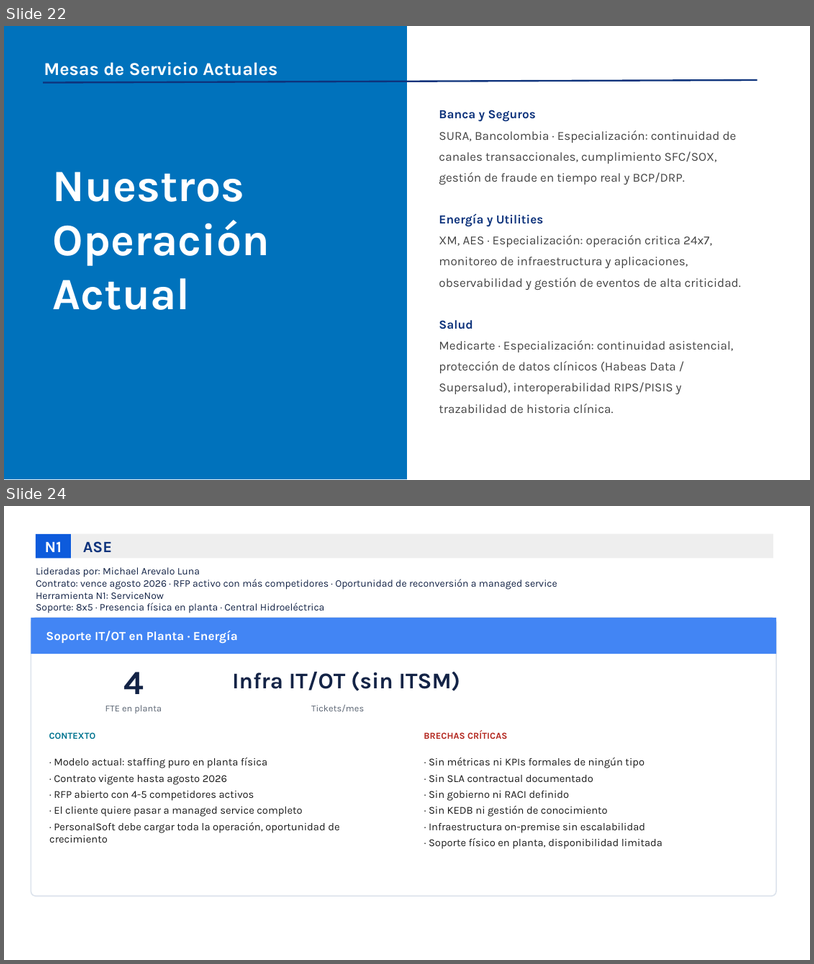
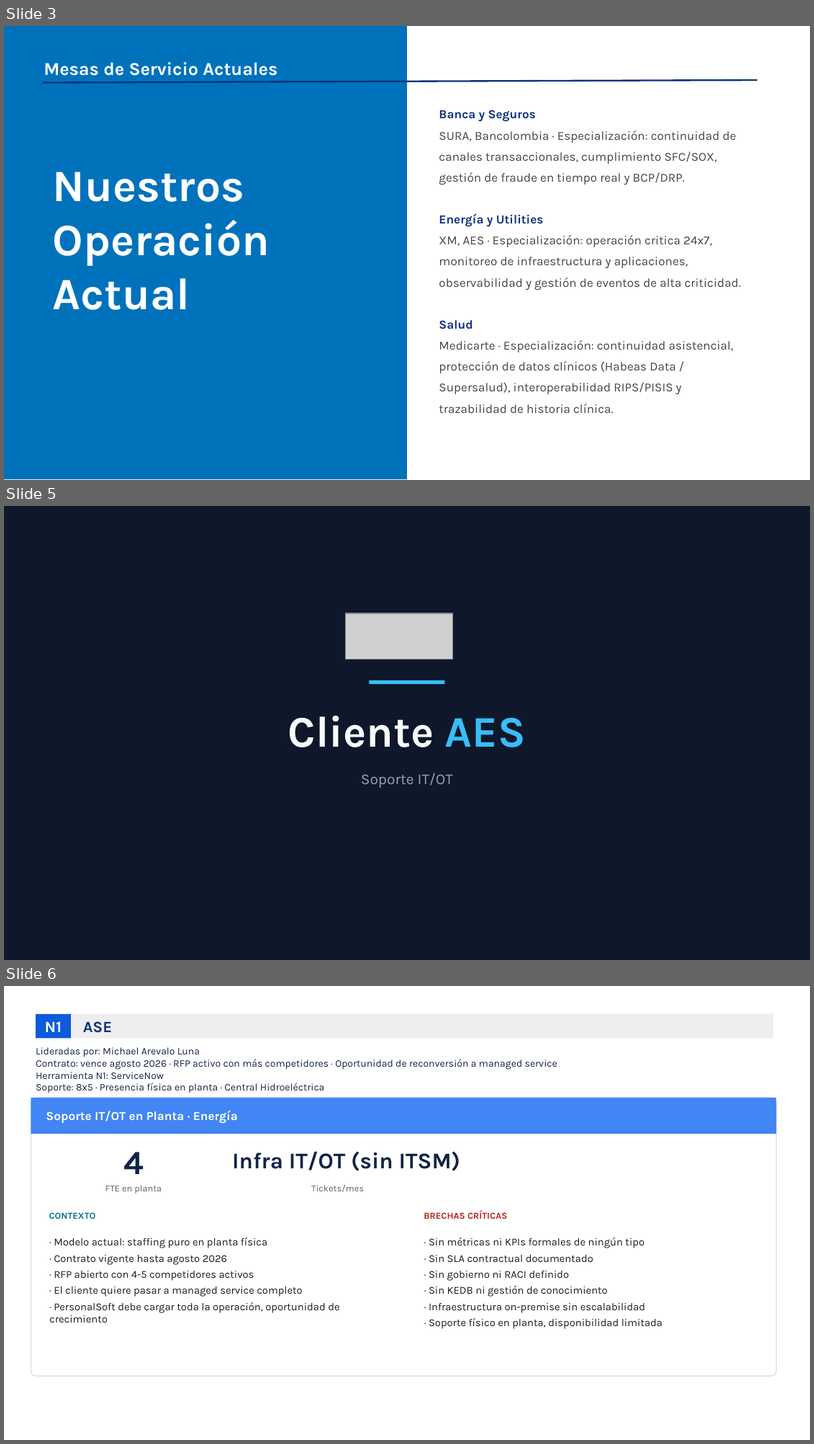
Before and after one commit to nataliazarthapersonalsoft/mesadeservicio-modernizacionaplicaciones, a slide deck: 02-Ingenieria/01-investigacion_operaciones/04-lecciones_aprendidas/Levantar lecciones aprendidas mesas actuales.pptx. Shown one above the other, each under a label of ours: slides 22 and 24 before the commit, slides 3, 5 and 6 after it; the slides between them are not shown. The pictures are 814x964 and 814x1444 pixels, drawn with LibreOffice and Linux fonts; fonts in the diff are those of the drawing; grey boxes stand for pictures; background and template pictures are left out. Boxes give left, top, right and bottom in pixels: in the first picture for what was removed or moved away, otherwise in the second. Text is boxed around its words. In the diff, an @@ line names an element or a change of style, - is before the commit and + after.

```diff
--- a/02-Ingenieria/01-investigacion_operaciones/04-lecciones_aprendidas/Levantar lecciones aprendidas mesas actuales.pptx
+++ b/02-Ingenieria/01-investigacion_operaciones/04-lecciones_aprendidas/Levantar lecciones aprendidas mesas actuales.pptx
@@ slide 5 added at (4, 506, 810, 960), background #0F172A @@
@@ picture added at (346, 613, 453, 659) @@
@@ rectangle added at (369, 680, 445, 685), fill #38BDF8 @@
@@ text added at (288, 716, 526, 747), 39 pt, text #F8FAFC, bold @@
+Cliente AES
@@ text added at (361, 773, 453, 788), 13.5 pt, text #94A3B8 @@
+Soporte IT/OT
@@ what was slide 22 is now slide 3 @@
@@ what was slide 24 is now slide 6 @@
```
Also in this commit, not shown: 11 slides changed, 6 other slides added, 33 slides removed, 9 other files.
